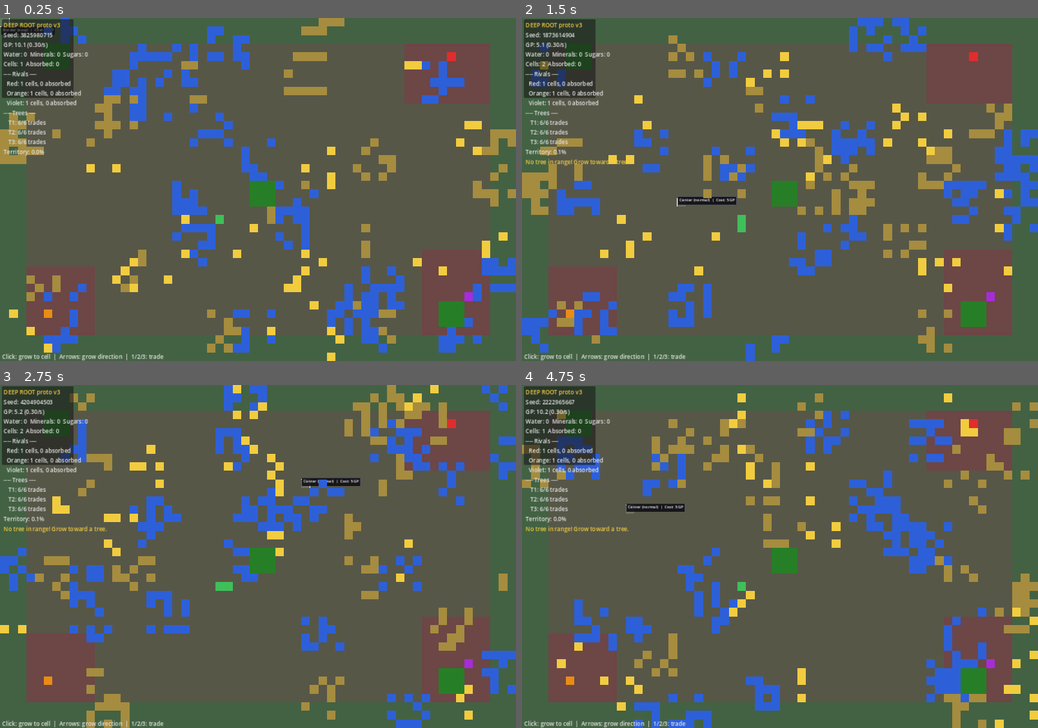
Above: before the commit, frames 1-4 (two rows, left to right).
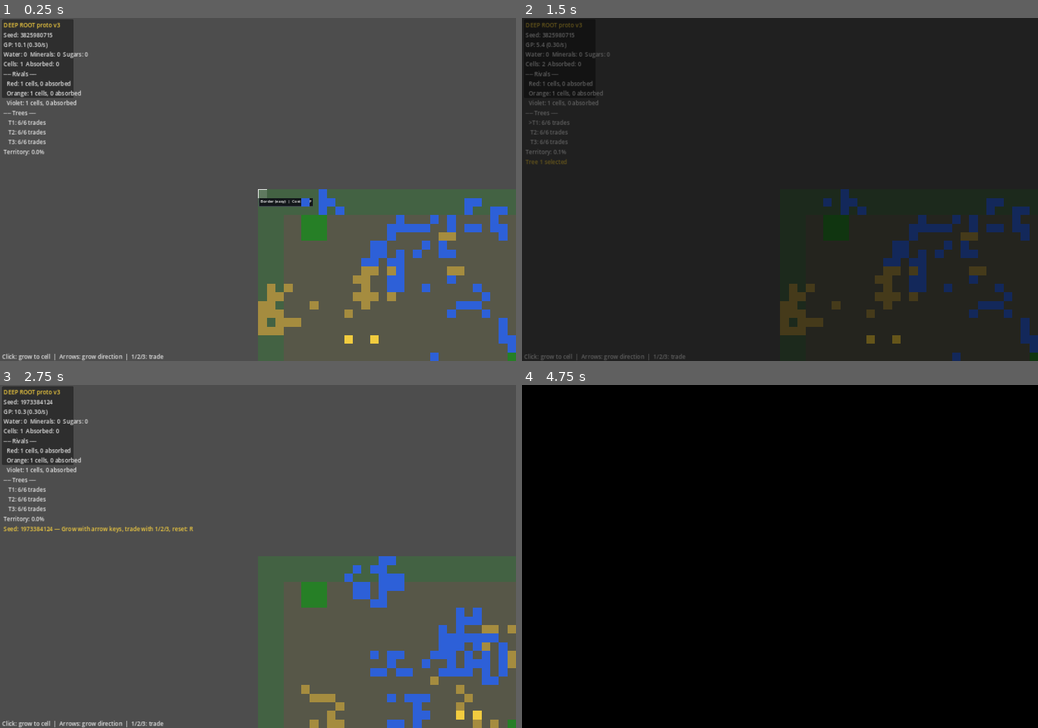
Above: after the commit, the same moments.

Repository: Seven74AI/videogame-lab
Game: Godot game, scene res://main.tscn
Same seed, same stepped clock (60 frames per second), same inputs: the game is played once before the commit and once after it.
Inputs (mouse positions are in pixels of both pictures, inside the frame that each line leads up to):
- Up to frame 1 (0.25 s): no input
- Up to frame 2 (1.5 s): tap Enter at 0.5 s; move the mouse to (893, 172) at 0.52 s; hold Escape (grow_right) 0.53-1.28 s; tap Tab (cycle_tree) at 0.6 s; click (893, 172) at 0.67 s; tap R (reset) at 1.25 s; move the mouse to (676, 206) at 1.27 s; hold Down (grow_down) from 1.28 s (still down); tap 1 (trade_1) at 1.35 s; click (676, 206) at 1.42 s
- Up to frame 3 (2.75 s): tap R (reset) at 2 s; move the mouse to (309, 481) at 2.02 s; release Down (grow_down) at 2.03 s; hold Escape (grow_right) from 2.03 s (still down); tap 2 (trade_2) at 2.1 s; click (309, 481) at 2.17 s
- Up to frame 4 (4.75 s): tap R (reset) at 2.75, 3.5, 4.15 s; move the mouse to (754, 625) at 2.77 s; release Escape (grow_right) at 2.78 s; hold Up (grow_up) 2.78-3.53 s; tap 3 (trade_3) at 2.85 s; click (754, 625) at 2.92 s; move the mouse to (934, 607) at 3.52 s; hold Left (grow_left) from 3.53 s (still down); tap Tab (cycle_tree) at 3.6 s; click (934, 607) at 3.67 s; move the mouse to (625, 505) at 4.27 s; tap 1 (trade_1) at 4.35 s; click (625, 505) at 4.42 s

The runs differ from the first frame. In frame 1, 22% of the frame differs, in the area x 0-100%, y 0-100%; in frame 2, 100%; in frame 3, 22%; in frame 4, 100%.

Commit message:
POLISH: Game feel — particules, screen shake, transitions
- GPU particle effects on resource absorption (multi-burst circles)
- Screen shake when rival expands near player (Camera2D shake)
- Fade transition between resets (ColorRect overlay fade-out/in)
- Rival death animation (burst + flash on reset/blockade)
- Rival starvation mechanic (dies after 5 blocked ticks)

Headless validation: PASS (0 errors)
Tests: 129/129 pass

Diff:
--- a/deep-root-proto/autoloads/ai_manager.gd
+++ b/deep-root-proto/autoloads/ai_manager.gd
@@ -2,6 +2,7 @@
 # AIManager — Autoload singleton
 # Manages 3 rival AIs with AStarGrid2D pathfinding
 # Phase system: rivals cycle between 2-3 personality phases
+# Juice: triggers screen shake when rival grows near player
 # ═══════════════════════════════════════════════════════════════
 extends Node
 
@@ -44,6 +45,11 @@
 var rival_timers: Array[float] = [0.0, 0.0, 0.0]
 var rival_intervals: Array[float] = []
 
+# ── Death tracking ────────────────────────────────────────
+# How many consecutive ticks a rival had zero growth candidates
+var _blockaded_ticks: Array[int] = [0, 0, 0]
+const DEATH_BLOCKADE_THRESHOLD: int = 5
+
 # ── Pathfinding ────────────────────────────────────────────
 var _astar: AStarGrid2D
 
@@ -51,6 +57,7 @@
 func setup_rivals() -> void:
 	rivals.clear()
 	rival_intervals.clear()
+	_blockaded_ticks = [0, 0, 0]
 
 	var gm = get_node_or_null("/root/GameManager")
 	if gm == null: return
@@ -198,7 +205,13 @@
 				if not occupied.has(n) and gm.grid[n.y][n.x] == gm.CellType.EMPTY:
 					candidates[n] = true
 
-	if candidates.is_empty(): return
+	# ── Death check: completely blockaded ──────────────────
+	if candidates.is_empty():
+		_blockaded_ticks[rival_idx] += 1
+		if _blockaded_ticks[rival_idx] >= DEATH_BLOCKADE_THRESHOLD:
+			_rival_die(rival_idx)
+		return
+	_blockaded_ticks[rival_idx] = 0
 
 	# Score
 	var best_score: float = -999.0
@@ -244,7 +257,7 @@
 			best_score = score
 			best_cell = cand
 
-	# Grow
+	# ── Grow ───────────────────────────────────────────────
 	gm.grid[best_cell.y][best_cell.x] = cell_type
 	cells.append(best_cell)
 	rival["absorbed"] += 1
@@ -261,4 +274,73 @@
 		rival["gp"] += 3.0
 		gm._add_pulse(best_cell, Color(1.0, 0.9, 0.2), "absorb")
 
+	# ── Screen shake: rival grew near player territory ─────
+	_check_proximity_shake(best_cell, personality)
+
 	rival_intervals[rival_idx] = randf_range(RIVAL_INTERVAL_MIN, RIVAL_INTERVAL_MAX)
+
+
+# ═══════════════════════════════════════════════════════════════
+# JUICE: SCREEN SHAKE + RIVAL DEATH
+# ═══════════════════════════════════════════════════════════════
+
+func _check_proximity_shake(cell: Vector2i, personality: String) -> void:
+	"""Trigger screen shake when a rival cell is close to player territory."""
+	var gm = get_node_or_null("/root/GameManager")
+	if gm == null: return
+
+	var min_dist: float = 999.0
+	for pc: Vector2i in gm.player_cells:
+		var d: float = Vector2(cell).distance_to(Vector2(pc))
+		min_dist = minf(min_dist, d)
+
+	# Shake intensity based on distance: closer = stronger
+	if min_dist <= 3.0:
+		# Very close: aggressive shake
+		gm.request_screen_shake(0.4)
+	elif min_dist <= 6.0:
+		# Medium: light shake
+		gm.request_screen_shake(0.2)
+	elif min_dist <= 10.0 and personality == "aggressive":
+		# Aggressive rival expanding in general vicinity: subtle rumble
+		gm.request_screen_shake(0.1)
+
+
+func _rival_die(rival_idx: int) -> void:
+	"""Kill a blockaded rival with death animation."""
+	if rival_idx < 0 or rival_idx >= rivals.size():
+		return
+
+	var gm = get_node_or_null("/root/GameManager")
+	if gm == null: return
+
+	var rival: Dictionary = rivals[rival_idx]
+	var color: Color = rival["color"]
+
+	# Spawn death particles on all rival cells
+	for cell: Vector2i in rival["cells"]:
+		gm._add_death_pulse(cell, color)
+		gm._add_death_pulse(cell, Color(1.0, 1.0, 1.0))
+
+	# Clear rival cells from grid
+	for cell: Vector2i in rival["cells"]:
+		if cell.x >= 0 and cell.x < gm.GRID_W and cell.y >= 0 and cell.y < gm.GRID_H:
+			gm.grid[cell.y][cell.x] = gm.CellType.EMPTY
+
+	# Remove rival
+	rival["cells"].clear()
+	rivals.remove_at(rival_idx)
+	rival_timers.remove_at(rival_idx)
+	rival_intervals.remove_at(rival_idx)
+	_blockaded_ticks.remove_at(rival_idx)
+
+	gm.message_text = "Rival %s eliminated! (blockaded)" % _rival_name(color)
+	gm.message_timer = 3.0
+	gm.state_changed.emit()
+
+
+func _rival_name(color: Color) -> String:
+	if color == Color(0.88, 0.18, 0.18): return "Red"
+	if color == Color(0.92, 0.55, 0.08): return "Orange"
+	if color == Color(0.65, 0.18, 0.85): return "Violet"
+	return "???"
--- a/deep-root-proto/autoloads/game_manager.gd
+++ b/deep-root-proto/autoloads/game_manager.gd
@@ -2,6 +2,7 @@
 # GameManager — Autoload singleton
 # Manages game state: grid, player, trees, growth, absorption,
 # trade, animation state. Replaces the monolith main.gd state.
+# Juice: death_anims for rival death particles, screen_shake_requested signal
 # ═══════════════════════════════════════════════════════════════
 extends Node
 
@@ -64,6 +65,7 @@
 
 # ── Animations ─────────────────────────────────────────────
 var anim_pulses: Array[Dictionary] = []
+var death_anims: Array[Dictionary] = []
 
 # ── State ──────────────────────────────────────────────────
 var seed_val: int = 0
@@ -71,6 +73,7 @@
 var selected_tree_idx: int = -1
 var message_text: String = ""
 var message_timer: float = 0.0
+var is_resetting: bool = false
 
 # ── History tracking ───────────────────────────────────────
 const HISTORY_INTERVAL: float = 2.0  # snapshot every 2 seconds
@@ -86,6 +89,8 @@
 signal show_message(msg: String)
 signal trade_completed(tree_idx: int, cost: int, gain: int)
 signal game_ended(reason: String)
+signal screen_shake_requested(intensity: float)
+signal reset_fade_requested
 
 # ═══════════════════════════════════════════════════════════════
 # LIFECYCLE
@@ -106,6 +111,7 @@
 	history_timer = HISTORY_INTERVAL
 	_record_history_snapshot()
 	message_text = "Seed: %d — Grow with arrow keys, trade with 1/2/3, reset: R" % seed_val
+	is_resetting = false
 	state_changed.emit()
 
 
@@ -274,7 +280,10 @@
 	grid_resources[cell.y][cell.x] = 0.0
 	grid[cell.y][cell.x] = CellType.EMPTY
 
+	# GPU particle burst: add multiple small pulses for juice
 	_add_pulse(cell, Color(1.0, 0.9, 0.2), "absorb")
+	_add_pulse(cell, Color(1.0, 0.7, 0.1), "absorb")  # extra warm particle
+	_add_pulse(cell, Color(1.0, 1.0, 0.5), "absorb")  # bright spark
 
 	if is_player:
 		player_absorbed += 1
@@ -377,6 +386,7 @@
 
 
 func update_animations(delta: float) -> void:
+	# Update cell pulses
 	var i: int = 0
 	while i < anim_pulses.size():
 		var a: Dictionary = anim_pulses[i]
@@ -386,6 +396,24 @@
 		else:
 			i += 1
 
+	# Update death animations
+	var j: int = 0
+	while j < death_anims.size():
+		var da: Dictionary = death_anims[j]
+		da["t"] += delta * 2.0
+		if da["t"] >= 1.0:
+			death_anims.remove_at(j)
+		else:
+			j += 1
+
+
+func _add_death_pulse(pos: Vector2i, color: Color) -> void:
+	death_anims.append({"pos": pos, "t": 0.0, "color": color})
+
+
+func request_screen_shake(intensity: float = 0.3) -> void:
+	screen_shake_requested.emit(intensity)
+
 # ═══════════════════════════════════════════════════════════════
 # UTILITY
 # ═══════════════════════════════════════════════════════════════
@@ -421,7 +449,28 @@
 	return "?"
 
 
+# ═══════════════════════════════════════════════════════════════
+# RESET (with death animation for rivals)
+# ═══════════════════════════════════════════════════════════════
+
+func reset_with_animations() -> void:
+	"""Phase 1: Spawn death particles on rival cells, request fade out."""
+	# Capture rival cells BEFORE clearing
+	var am = get_node_or_null("/root/AIManager")
+	if am != null:
+		for rival: Dictionary in am.rivals:
+			var rival_color: Color = rival["color"]
+			for cell: Vector2i in rival["cells"]:
+				_add_death_pulse(cell, rival_color)
+				# Extra white flash for pop
+				_add_death_pulse(cell, Color(1.0, 1.0, 1.0))
+
+	is_resetting = true
+	reset_fade_requested.emit()
+
+
 func reset() -> void:
+	"""Called after fade-out completes to actually clear state."""
 	player_cells.clear()
 	player_gp = 10.0
 	player_gp_rate = BASE_GP_RATE
@@ -432,12 +481,14 @@
 	player_growth_progress = 0.0
 	trees.clear()
 	anim_pulses.clear()
+	death_anims.clear()
 	selected_tree_idx = -1
 	growth_candidates.clear()
 	game_over = false
 	game_over_reason = ""
 	history.clear()
 	history_timer = 0.0
+	is_resetting = false
 	state_changed.emit()
 	new_game()
 
--- a/deep-root-proto/main.gd
+++ b/deep-root-proto/main.gd
@@ -2,8 +2,13 @@
 # main.gd — DEEP ROOT proto v3 (refactored)
 # Thin orchestration: input handling, delegates to autoloads.
 # GridLayer handles rendering, UILayer handles HUD.
+# Juice: Camera2D screen shake + ColorRect fade transitions
 # ═══════════════════════════════════════════════════════════════
 extends Node2D
+
+@onready var _camera: Camera2D = $Camera2D
+@onready var _fade_overlay: CanvasLayer = $FadeCanvas
+@onready var _fade_rect: ColorRect = $FadeCanvas/ColorRect
 
 var mouse_pos: Vector2 = Vector2.ZERO
 var hover_cell: Vector2i = Vector2i(-1, -1)
@@ -11,8 +16,31 @@
 var _end_screen_scene: PackedScene = preload("res://scenes/end_screen.tscn")
 var _end_screen_instance: CanvasLayer = null
 
+# ── Screen shake state ────────────────────────────────────
+var _shake_intensity: float = 0.0
+var _shake_decay: float = 0.9
+
+# ── Fade state ────────────────────────────────────────────
+enum FadeState { NONE, FADING_OUT, WAITING, FADING_IN }
+var _fade_state: int = FadeState.NONE
+var _fade_progress: float = 0.0
+const FADE_DURATION: float = 0.4
+const FADE_HOLD: float = 0.3  # Time to hold at full black while reset happens
+var _fade_hold_timer: float = 0.0
+
 
 func _ready() -> void:
+	# Connect screen shake signal
+	var gm: GameManager = GameManager
+	if not gm.screen_shake_requested.is_connected(_on_screen_shake_requested):
+		gm.screen_shake_requested.connect(_on_screen_shake_requested)
+	if not gm.reset_fade_requested.is_connected(_on_reset_fade_requested):
+		gm.reset_fade_requested.connect(_on_reset_fade_requested)
+
+	# Init fade overlay: fully transparent
+	_fade_rect.modulate = Color(0, 0, 0, 0)
+	_fade_overlay.visible = false
+
 	GameManager.new_game()
 	AIManager.setup_rivals()
 	GameManager.game_ended.connect(_on_game_ended)
@@ -30,52 +58,64 @@
 	if gm.game_over:
 		return
 
-	# GP accrual
-	gm.player_gp += gm.player_gp_rate * delta
-
-	# Growth progress (auto-grow timer — uses base GROWTH_COST as timing)
-	gm.player_growth_progress += gm.player_gp_rate * delta
-	if gm.player_growth_progress >= gm.GROWTH_COST:
-		gm.player_growth_progress -= gm.GROWTH_COST
-		gm.update_growth_candidates()
-		if not gm.growth_candidates.is_empty():
-			gm.try_grow()
-
-	# Rival AI ticks
-	for i: int in range(3):
-		am.rival_timers[i] -= delta
-		if am.rival_timers[i] <= 0.0:
-			am.rival_grow(i)
-			am.rival_timers[i] = am.rival_intervals[i]
-
-	# Rival phase cycles
-	am.update_rival_phases(delta)
-
-	# Animations
-	gm.update_animations(delta)
-
-	# Tree cooldowns + regen
-	for tree: Dictionary in gm.trees:
-		if tree["cooldown"] > 0:
-			tree["cooldown"] -= delta
-		# Regen: only tick when trades_left < max
-		if tree["trades_left"] < gm.MAX_TRADES_PER_TREE:
-			tree["regen_timer"] -= delta
-			if tree["regen_timer"] <= 0.0:
-				tree["trades_left"] += 1
-				tree["regen_timer"] = gm.REGEN_INTERVAL
-
-	# Message timer
-	if gm.message_timer > 0:
-		gm.message_timer -= delta
-
-	# Mouse hover
+	# ── Game logic (skip during reset fade) ────────────────
+	if not gm.is_resetting:
+		# GP accrual
+		gm.player_gp += gm.player_gp_rate * delta
+
+		# Growth progress (auto-grow timer — uses base GROWTH_COST as timing)
+		gm.player_growth_progress += gm.player_gp_rate * delta
+		if gm.player_growth_progress >= gm.GROWTH_COST:
+			gm.player_growth_progress -= gm.GROWTH_COST
+			gm.update_growth_candidates()
+			if not gm.growth_candidates.is_empty():
+				gm.try_grow()
+
+		# Rival AI ticks
+		for i: int in range(am.rivals.size()):
+			am.rival_timers[i] -= delta
+			if am.rival_timers[i] <= 0.0:
+				am.rival_grow(i)
+				am.rival_timers[i] = am.rival_intervals[i]
+
+		# Rival phase cycles
+		am.update_rival_phases(delta)
+
+		# Animations
+		gm.update_animations(delta)
+
+		# Tree cooldowns + regen
+		for tree: Dictionary in gm.trees:
+			if tree["cooldown"] > 0:
+				tree["cooldown"] -= delta
+			# Regen: only tick when trades_left < max
+			if tree["trades_left"] < gm.MAX_TRADES_PER_TREE:
+				tree["regen_timer"] -= delta
+				if tree["regen_timer"] <= 0.0:
+					tree["trades_left"] += 1
+					tree["regen_timer"] = gm.REGEN_INTERVAL
+
+		# Message timer
+		if gm.message_timer > 0:
+			gm.message_timer -= delta
+
+	# ── Screen shake ───────────────────────────────────────
+	_update_screen_shake(delta)
+
+	# ── Fade transition ────────────────────────────────────
+	_update_fade(delta)
+
+	# ── Mouse hover ────────────────────────────────────────
 	_update_hover()
 
 
 func _input(event: InputEvent) -> void:
 	var gm: GameManager = GameManager
 	if gm.game_over:
+		return
+
+	# Block input during fade/reset
+	if _fade_state != FadeState.NONE or gm.is_resetting:
 		return
 
 	if event is InputEventMouseMotion:
@@ -117,8 +157,8 @@
 		gm.try_player_grow_to(center + grow_dir)
 
 	if Input.is_action_just_pressed("reset"):
-		gm.reset()
-		AIManager.setup_rivals()
+		# Start fade-out → death animation → reset → fade-in
+		gm.reset_with_animations()
 
 	if Input.is_action_just_pressed("cycle_tree"):
 		if gm.trees.size() > 0:
@@ -126,6 +166,74 @@
 			gm.message_text = "Tree %d selected" % (gm.selected_tree_idx + 1)
 			gm.message_timer = 2.0
 
+
+# ═══════════════════════════════════════════════════════════════
+# SCREEN SHAKE
+# ═══════════════════════════════════════════════════════════════
+
+func _on_screen_shake_requested(intensity: float) -> void:
+	# Only apply if intensity is higher than current
+	_shake_intensity = maxf(_shake_intensity, intensity)
+
+
+func _update_screen_shake(delta: float) -> void:
+	if _shake_intensity > 0.001:
+		var offset_x: float = randf_range(-_shake_intensity, _shake_intensity) * 4.0
+		var offset_y: float = randf_range(-_shake_intensity, _shake_intensity) * 4.0
+		_camera.offset = Vector2(offset_x, offset_y)
+		_shake_intensity *= _shake_decay
+	else:
+		_shake_intensity = 0.0
+		_camera.offset = Vector2.ZERO
+
+
+# ═══════════════════════════════════════════════════════════════
+# FADE TRANSITION
+# ═══════════════════════════════════════════════════════════════
+
+func _on_reset_fade_requested() -> void:
+	_fade_state = FadeState.FADING_OUT
+	_fade_progress = 0.0
+	_fade_hold_timer = 0.0
+	_fade_overlay.visible = true
+	_fade_rect.modulate = Color(0, 0, 0, 0)
+
+
+func _update_fade(delta: float) -> void:
+	match _fade_state:
+		FadeState.FADING_OUT:
+			_fade_progress += delta / FADE_DURATION
+			if _fade_progress >= 1.0:
+				_fade_progress = 1.0
+				_fade_rect.modulate = Color(0, 0, 0, 1.0)
+				_fade_state = FadeState.WAITING
+				_fade_hold_timer = 0.0
+				# Execute the actual reset now (screen is black)
+				GameManager.reset()
+				AIManager.setup_rivals()
+			else:
+				_fade_rect.modulate = Color(0, 0, 0, _fade_progress)
+
+		FadeState.WAITING:
+			_fade_hold_timer += delta
+			if _fade_hold_timer >= FADE_HOLD:
+				_fade_state = FadeState.FADING_IN
+				_fade_progress = 1.0
+
+		FadeState.FADING_IN:
+			_fade_progress -= delta / FADE_DURATION
+			if _fade_progress <= 0.0:
+				_fade_progress = 0.0
+				_fade_rect.modulate = Color(0, 0, 0, 0)
+				_fade_overlay.visible = false
+				_fade_state = FadeState.NONE
+			else:
+				_fade_rect.modulate = Color(0, 0, 0, _fade_progress)
+
+
+# ═══════════════════════════════════════════════════════════════
+# HOVER
+# ═══════════════════════════════════════════════════════════════
 
 func _update_hover() -> void:
 	var gm: GameManager = GameManager
--- a/deep-root-proto/main.tscn
+++ b/deep-root-proto/main.tscn
@@ -7,6 +7,19 @@
 [node name="Main" type="Node2D"]
 script = ExtResource("1_main")
 
+[node name="Camera2D" type="Camera2D" parent="."]
+current = true
+
 [node name="GridLayer" parent="." instance=ExtResource("2_grid")]
 
 [node name="UILayer" parent="." instance=ExtResource("3_ui")]
+
+[node name="FadeCanvas" type="CanvasLayer" parent="."]
+layer = 100
+visible = false
+
+[node name="ColorRect" type="ColorRect" parent="FadeCanvas"]
+offset_right = 1440.0
+offset_bottom = 960.0
+color = Color(0, 0, 0, 1)
+mouse_filter = 1
--- a/deep-root-proto/scenes/grid_layer.gd
+++ b/deep-root-proto/scenes/grid_layer.gd
@@ -3,6 +3,7 @@
 # Uses TileMap for grid rendering (replaces _draw() grid)
 # Perf x10 on 60x40 vs per-cell draw_rect/draw_circle
 # Phase overlay: draws pulse highlight on rivals in special phases
+# Juice: renders anim_pulses (grow, absorb, trade, death) with draw_circle
 # ═══════════════════════════════════════════════════════════════
 extends Node2D
 
@@ -81,24 +82,95 @@
 
 
 func _draw() -> void:
-	"""Draw phase pulse overlays on rival cells in special phases."""
+	"""Draw phase pulse overlays on rival cells + anim_pulses (grow, absorb, trade, death)."""
+	var gm = get_node_or_null("/root/GameManager")
 	var am = get_node_or_null("/root/AIManager")
-	if am == null: return
 
-	for rival: Dictionary in am.rivals:
-		var phase: String = rival["phase"]
-		var pulse_color: Color = am.get_phase_pulse_color(phase)
-		if pulse_color.a <= 0:
-			continue  # Normal phase, no overlay
+	# ── Phase pulse overlays on rival cells ────────────────
+	if am != null:
+		for rival: Dictionary in am.rivals:
+			var phase: String = rival["phase"]
+			var pulse_color: Color = am.get_phase_pulse_color(phase)
+			if pulse_color.a <= 0:
+				continue  # Normal phase, no overlay
 
-		# Pulsing alpha: oscillate between 0.15 and 0.50
-		var alpha: float = 0.15 + sin(_phase_pulse_time * 3.0) * 0.175 + 0.175
-		var draw_color: Color = pulse_color
-		draw_color.a = alpha
+			# Pulsing alpha: oscillate between 0.15 and 0.50
+			var alpha: float = 0.15 + sin(_phase_pulse_time * 3.0) * 0.175 + 0.175
+			var draw_color: Color = pulse_color
+			draw_color.a = alpha
 
-		for cell: Vector2i in rival["cells"]:
-			var rect := Rect2(cell.x * CELL_SIZE, cell.y * CELL_SIZE, CELL_SIZE, CELL_SIZE)
-			# Draw filled overlay with pulsing alpha
-			draw_rect(rect, draw_color)
-			# Draw border
-			draw_rect(rect, Color(draw_color.r, draw_color.g, draw_color.b, minf(alpha + 0.2, 0.8)), false, 1.0)
+			for cell: Vector2i in rival["cells"]:
+				var rect := Rect2(cell.x * CELL_SIZE, cell.y * CELL_SIZE, CELL_SIZE, CELL_SIZE)
+				# Draw filled overlay with pulsing alpha
+				draw_rect(rect, draw_color)
+				# Draw border
+				draw_rect(rect, Color(draw_color.r, draw_color.g, draw_color.b, minf(alpha + 0.2, 0.8)), false, 1.0)
+
+	# ── Animated cell pulses (grow, absorb, trade) ─────────
+	if gm != null:
+		for ap: Dictionary in gm.anim_pulses:
+			var pos: Vector2i = ap["pos"]
+			var t: float = ap["t"]
+			var color: Color = ap["color"]
+			var type: String = ap["type"]
+			var center: Vector2 = Vector2(pos.x * CELL_SIZE + CELL_SIZE / 2.0, pos.y * CELL_SIZE + CELL_SIZE / 2.0)
+
+			match type:
+				"grow":
+					# Expanding ring: radius grows, alpha fades
+					var radius: float = t * CELL_SIZE * 1.5
+					var alpha: float = (1.0 - t) * 0.7
+					var ring_color: Color = Color(color.r, color.g, color.b, alpha)
+					draw_circle(center, radius, ring_color)
+					# Inner ring (brighter)
+					if t > 0.1:
+						var inner_radius: float = (t - 0.1) * CELL_SIZE * 1.2
+						draw_arc(center, inner_radius, 0, TAU, 32, Color(color.r, color.g, color.b, alpha * 0.8), 1.5)
+
+				"absorb":
+					# Expanding filled circle + particle sparks
+					var radius: float = t * CELL_SIZE * 2.0
+					var alpha: float = (1.0 - t) * 0.6
+					draw_circle(center, radius, Color(color.r, color.g, color.b, alpha))
+					# Outer ring
+					if radius > 1.0:
+						draw_arc(center, radius, 0, TAU, 24, Color(color.r, color.g, color.b, alpha * 1.2), 2.0)
+					# Spark particles (4 small dots at compass points)
+					var spark_alpha: float = (1.0 - t) * 0.8
+					var spark_dist: float = radius * 1.3
+					var spark_color: Color = Color(1.0, 1.0, minf(color.b + 0.3, 1.0), spark_alpha)
+					draw_circle(center + Vector2(spark_dist, 0), CELL_SIZE * 0.15, spark_color)
+					draw_circle(center + Vector2(-spark_dist, 0), CELL_SIZE * 0.15, spark_color)
+					draw_circle(center + Vector2(0, spark_dist), CELL_SIZE * 0.15, spark_color)
+					draw_circle(center + Vector2(0, -spark_dist), CELL_SIZE * 0.15, spark_color)
+
+				"trade":
+					# Large expanding ring in gold
+					var radius: float = t * CELL_SIZE * 2.5
+					var alpha: float = (1.0 - t) * 0.5
+					draw_arc(center, radius, 0, TAU, 32, Color(color.r, color.g, color.b, alpha), 2.5)
+
+				"phase":
+					# Phase transition pulse on rival cells
+					var radius: float = t * CELL_SIZE * 1.8
+					var alpha: float = (1.0 - t) * 0.4
+					draw_circle(center, radius, Color(color.r, color.g, color.b, alpha))
+
+	# ── Death animations (rival death) ─────────────────────
+	if gm != null and not gm.death_anims.is_empty():
+		for da: Dictionary in gm.death_anims:
+			var pos: Vector2i = da["pos"]
+			var t: float = da["t"]
+			var color: Color = da["color"]
+			var center: Vector2 = Vector2(pos.x * CELL_SIZE + CELL_SIZE / 2.0, pos.y * CELL_SIZE + CELL_SIZE / 2.0)
+
+			# Death: expanding burst + shrinking core
+			var outer_radius: float = t * CELL_SIZE * 3.0
+			var alpha: float = (1.0 - t) * 0.7
+			draw_circle(center, outer_radius, Color(color.r, color.g, color.b, alpha))
+			# Bright flash ring
+			draw_arc(center, outer_radius * 0.7, 0, TAU, 24, Color(1.0, 1.0, 1.0, alpha * 0.9), 1.5)
+			# Inner core
+			if t < 0.6:
+				var core_radius: float = CELL_SIZE * 0.8 * (1.0 - t / 0.6)
+				draw_circle(center, core_radius, Color(1.0, 1.0, 1.0, (0.6 - t) * 1.2))
